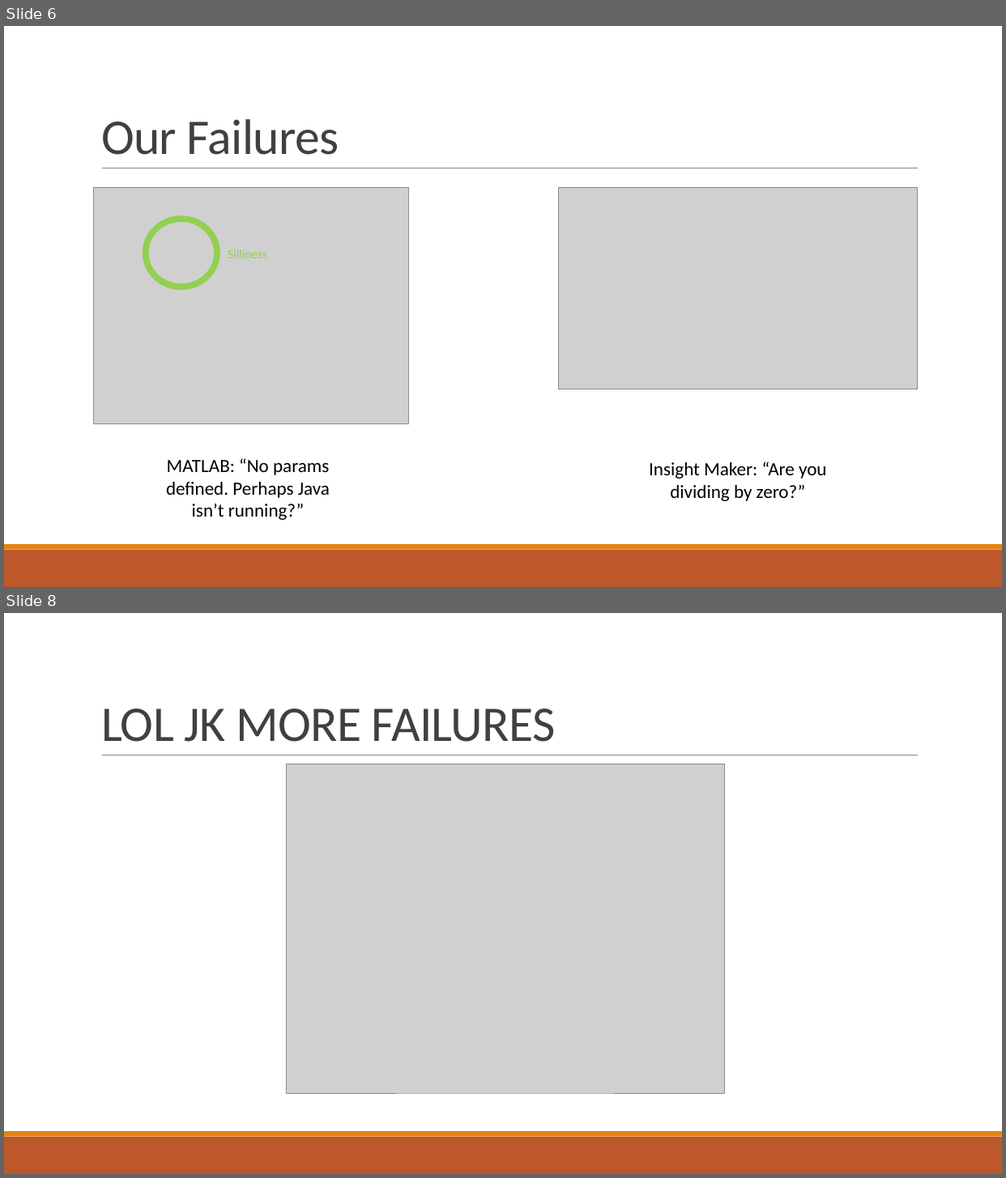
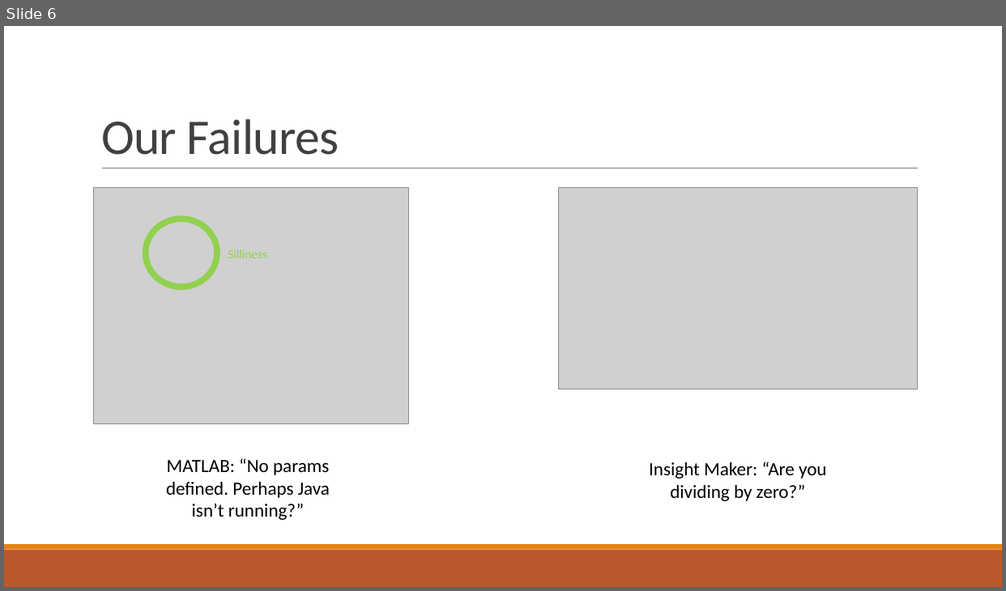
Before and after one commit to aehoppe/RTG, a slide deck: On RTG Design.pptx. Shown one above the other, each under a label of ours: slides 6 and 8 before the commit, slide 6 after it; the slides between them are not shown. The pictures are 1006x1178 and 1006x591 pixels, drawn with LibreOffice and Linux fonts; fonts in the diff are those of the drawing; grey boxes stand for pictures. Boxes give left, top, right and bottom in pixels: in the first picture for what was removed or moved away, otherwise in the second. Text is boxed around its words. In the diff, an @@ line names an element or a change of style, - is before the commit and + after.

```diff
--- a/On RTG Design.pptx
+++ b/On RTG Design.pptx
@@ slide 8 removed at (x1=4, y1=613, x2=1002, y2=1174), background #FFFFFF; not listed: 3 template elements that a slide beside it also shows @@
@@ title removed at (x1=101, y1=709, x2=556, y2=742) @@
-LOL JK MORE FAILURES
@@ picture removed at (x1=286, y1=764, x2=725, y2=1093) @@
```
Also in this commit, not shown: 2 slides changed, 1 slide added.
